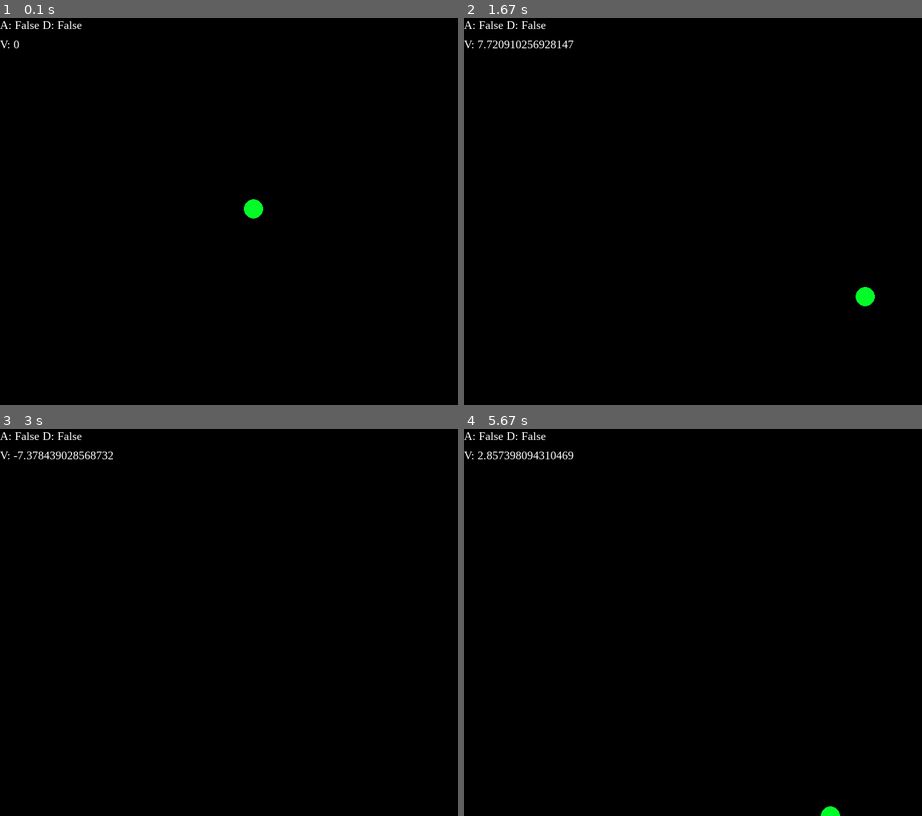
Above: before the commit, frames 1-4 (two rows, left to right).
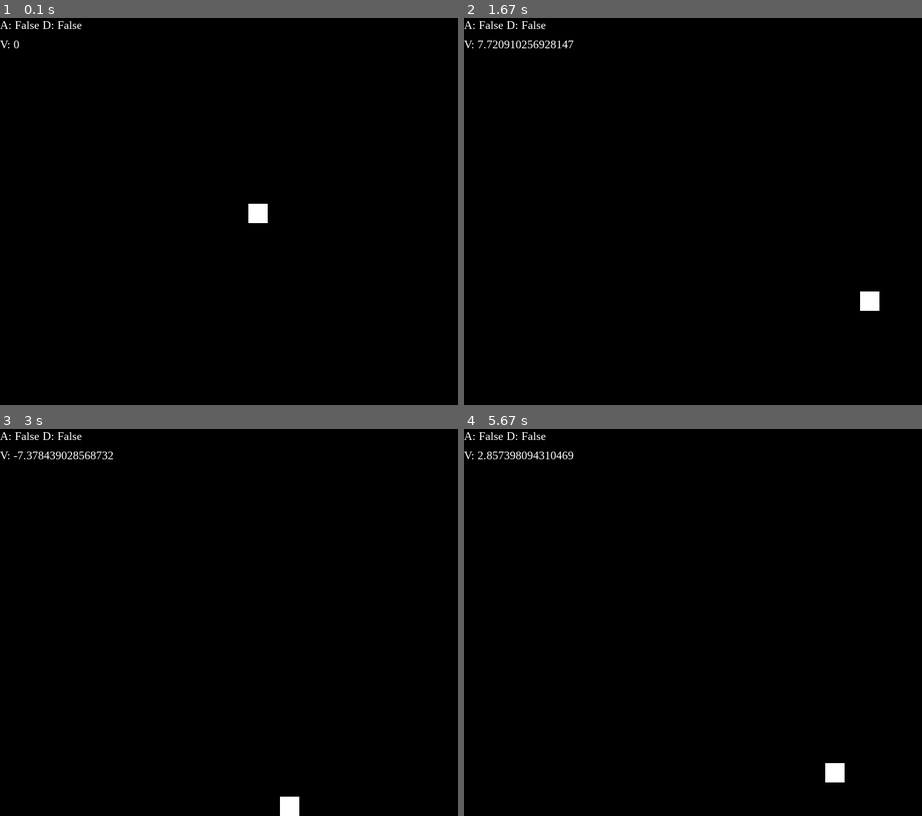
Above: after the commit, the same moments.

Repository: kamilxkruk/PyGamePlatformer
Game: pygame game, started from main.py
The game is run twice, just before and just after one commit, with the same random seed, the same clock (stepped at 60 frames per second) and the same inputs.
Inputs:
- Up to frame 1 (0.1 s): no input
- Up to frame 2 (1.67 s): hold D 0.33-0.8 s; hold W 0.83-1.13 s; hold D 1.17-1.63 s
- Up to frame 3 (3 s): hold A 1.67-2.2 s; hold S 2.23-2.53 s; hold A 2.57-2.97 s
- Up to frame 4 (5.67 s): hold W 3-3.37 s; hold D 3.4-4.03 s; hold S 4.07-4.43 s; hold A 4.47-4.93 s; hold D 4.97-5.43 s; hold W from 5.47 s (still down)

The runs differ from the first frame. In frame 1, 0.3% of the frame differs, in the area x 53-59%, y 46-53%; in frame 2, 0.3%; in frame 3, 0.2%; in frame 4, 0.3%, in the area x 77-84%, y 86-100%.

Commit message:
Prevent moving outside left border

Diff:
--- a/player.py
+++ b/player.py
@@ -31,6 +31,7 @@
         else:
             self.velocity_Y = 0
             self.acc_y = 0
+            self.rectangle.bottom = SCREEN_HEIGHT
 
         if keys[pygame.K_d]:
             self.acc_x = 1.5
@@ -52,7 +53,8 @@
             elif self.velocity_X < 0:
                 self.velocity_X += abs(self.velocity_X) * FRICTION
 
-            self.rectangle.x += self.velocity_X
+            if self.velocity_X > 0 or (self.velocity_X < 0 and  self.rectangle.left + self.velocity_X > 0):
+                self.rectangle.x += self.velocity_X
 
         if abs(self.velocity_Y) > 0.5:
             if self.velocity_Y > 0:
@@ -68,4 +70,6 @@
     def display(self, display: pygame.Surface):
         display.blit(self.infoLabel,self.infoLabelRect)
         display.blit(self.velocityLabel,self.velocityLabelRect)
-        pygame.draw.circle(display,(3,252,40),(self.rectangle.x,self.rectangle.y),15)
+
+        pygame.draw.circle(display,(3,252,40),self.rectangle.center,BOX_SIZE/2)
+        pygame.draw.rect(display,WHITE,self.rectangle)
--- a/settings.py
+++ b/settings.py
@@ -5,7 +5,7 @@
 FRICTION = 0.13
 GRAVITY = 1.5
 
-BOX_SIZE = 15
+BOX_SIZE = 30
 
 # colors
 WHITE = (255,255,255)
